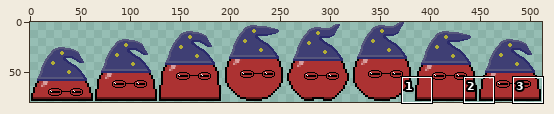
Edited in one commit: sprite sheet (Game/Get Off Me/Assets/Textures/Enemies/enemy_jump_mage.png). Above: a wide view before the commit, with the close-up outlined.
Close-up. Before the commit:
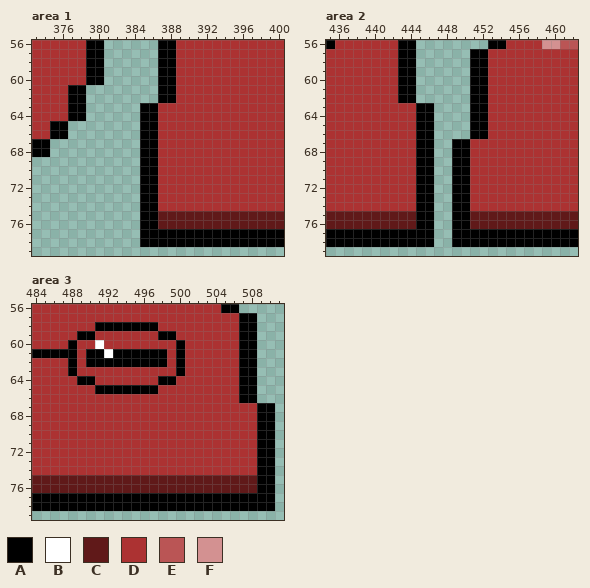
The file is 512x80 pixels. Colours within 5 levels of each other are drawn and written as one. Shown: area 1: x 373..400, y 56..79; area 2: x 435..462, y 56..79; area 3: x 484..511, y 56..79. The commit also changed other parts of the picture, which this record leaves out.
Palette (. is transparent): A #000000  B #ffffff  C #601919  D #ac3232  E #ba5555  F #d39191
Pixels before, area 1, first column x 373:
56 DDDDDDAA......AADDDDDDDDDDDD
57 DDDDDDAA......AADDDDDDDDDDDD
58 DDDDDDAA......AADDDDDDDDDDDD
59 DDDDDDAA......AADDDDDDDDDDDD
60 DDDDDDAA......AADDDDDDDDDDDD
61 DDDDAA........AADDDDDDDDDDDD
62 DDDDAA........AADDDDDDDDDDDD
63 DDDDAA......AADDDDDDDDDDDDDD
64 DDDDAA......AADDDDDDDDDDDDDD
65 DDAA........AADDDDDDDDDDDDDD
66 DDAA........AADDDDDDDDDDDDDD
67 AA..........AADDDDDDDDDDDDDD
68 AA..........AADDDDDDDDDDDDDD
69 ............AADDDDDDDDDDDDDD
70 ............AADDDDDDDDDDDDDD
71 ............AADDDDDDDDDDDDDD
72 ............AADDDDDDDDDDDDDD
73 ............AADDDDDDDDDDDDDD
74 ............AADDDDDDDDDDDDDD
75 ............AACCCCCCCCCCCCCC
76 ............AACCCCCCCCCCCCCC
77 ............AAAAAAAAAAAAAAAA
78 ............AAAAAAAAAAAAAAAA
Pixels before, area 2, first column x 435:
56 ADDDDDDDAA........AADDDDFFEE
57 DDDDDDDDAA......AADDDDDDDDDD
58 DDDDDDDDAA......AADDDDDDDDDD
59 DDDDDDDDAA......AADDDDDDDDDD
60 DDDDDDDDAA......AADDDDDDDDDD
61 DDDDDDDDAA......AADDDDDDDDDD
62 DDDDDDDDAA......AADDDDDDDDDD
63 DDDDDDDDDDAA....AADDDDDDDDDD
64 DDDDDDDDDDAA....AADDDDDDDDDD
65 DDDDDDDDDDAA....AADDDDDDDDDD
66 DDDDDDDDDDAA....AADDDDDDDDDD
67 DDDDDDDDDDAA..AADDDDDDDDDDDD
68 DDDDDDDDDDAA..AADDDDDDDDDDDD
69 DDDDDDDDDDAA..AADDDDDDDDDDDD
70 DDDDDDDDDDAA..AADDDDDDDDDDDD
71 DDDDDDDDDDAA..AADDDDDDDDDDDD
72 DDDDDDDDDDAA..AADDDDDDDDDDDD
73 DDDDDDDDDDAA..AADDDDDDDDDDDD
74 DDDDDDDDDDAA..AADDDDDDDDDDDD
75 CCCCCCCCCCAA..AACCCCCCCCCCCC
76 CCCCCCCCCCAA..AACCCCCCCCCCCC
77 AAAAAAAAAAAA..AAAAAAAAAAAAAA
78 AAAAAAAAAAAA..AAAAAAAAAAAAAA
Pixels before, area 3, first column x 484:
56 DDDDDDDDDDDDDDDDDDDDDAA....
57 DDDDDDDDDDDDDDDDDDDDDDDAA..
58 DDDDDDDAAAAAAADDDDDDDDDAA..
59 DDDDDAADDDDDDDAADDDDDDDAA..
60 DDDDADDBDDDDDDDDADDDDDDAA..
61 AAAAADAABAAAAAADADDDDDDAA..
62 DDDDADAAAAAAAAADADDDDDDAA..
63 DDDDADDDDDDDDDDDADDDDDDAA..
64 DDDDDAADDDDDDDAADDDDDDDAA..
65 DDDDDDDAAAAAAADDDDDDDDDAA..
66 DDDDDDDDDDDDDDDDDDDDDDDAA..
67 DDDDDDDDDDDDDDDDDDDDDDDDDAA
68 DDDDDDDDDDDDDDDDDDDDDDDDDAA
69 DDDDDDDDDDDDDDDDDDDDDDDDDAA
70 DDDDDDDDDDDDDDDDDDDDDDDDDAA
71 DDDDDDDDDDDDDDDDDDDDDDDDDAA
72 DDDDDDDDDDDDDDDDDDDDDDDDDAA
73 DDDDDDDDDDDDDDDDDDDDDDDDDAA
74 DDDDDDDDDDDDDDDDDDDDDDDDDAA
75 CCCCCCCCCCCCCCCCCCCCCCCCCAA
76 CCCCCCCCCCCCCCCCCCCCCCCCCAA
77 AAAAAAAAAAAAAAAAAAAAAAAAAAA
78 AAAAAAAAAAAAAAAAAAAAAAAAAAA
After:
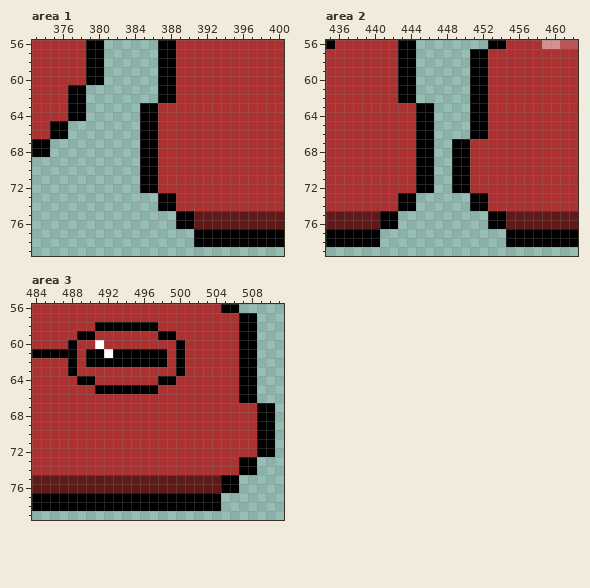
Diff:
{"where": "area 1"}
{"y":73,"x":385,"old":"AADD","new":"..AA"}
{"y":74,"x":385,"old":"AADD","new":"..AA"}
{"y":75,"x":385,"old":"AACCCC","new":"....AA"}
{"y":76,"x":385,"old":"AACCCC","new":"....AA"}
{"y":77,"x":385,"old":"AAAAAA","new":"......"}
{"y":78,"x":385,"old":"AAAAAA","new":"......"}
{"where": "area 2"}
{"y":73,"x":443,"old":"DDAA","new":"AA.."}
{"y":73,"x":449,"old":"AADD","new":"..AA"}
{"y":74,"x":443,"old":"DDAA","new":"AA.."}
{"y":74,"x":449,"old":"AADD","new":"..AA"}
{"y":75,"x":441,"old":"CCCCAA","new":"AA...."}
{"y":75,"x":449,"old":"AACCCC","new":"....AA"}
{"y":76,"x":441,"old":"CCCCAA","new":"AA...."}
{"y":76,"x":449,"old":"AACCCC","new":"....AA"}
{"y":77,"x":441,"old":"AAAAAA","new":"......"}
{"y":77,"x":449,"old":"AAAAAA","new":"......"}
{"y":78,"x":441,"old":"AAAAAA","new":"......"}
{"y":78,"x":449,"old":"AAAAAA","new":"......"}
{"where": "area 3"}
{"y":73,"x":507,"old":"DDAA","new":"AA.."}
{"y":74,"x":507,"old":"DDAA","new":"AA.."}
{"y":75,"x":505,"old":"CCCCAA","new":"AA...."}
{"y":76,"x":505,"old":"CCCCAA","new":"AA...."}
{"y":77,"x":505,"old":"AAAAAA","new":"......"}
{"y":78,"x":505,"old":"AAAAAA","new":"......"}
{"label":"changed","picture_box":[140,193,194,247]}
{"label":"changed","picture_box":[380,193,506,247]}
{"label":"changed","picture_box":[221,457,275,511]}
